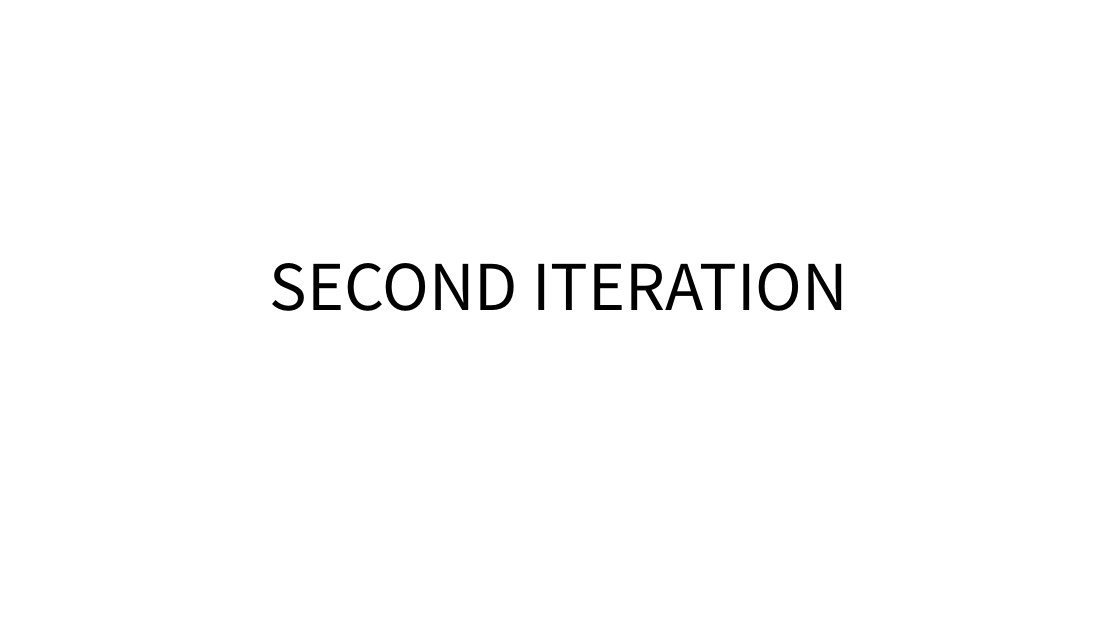
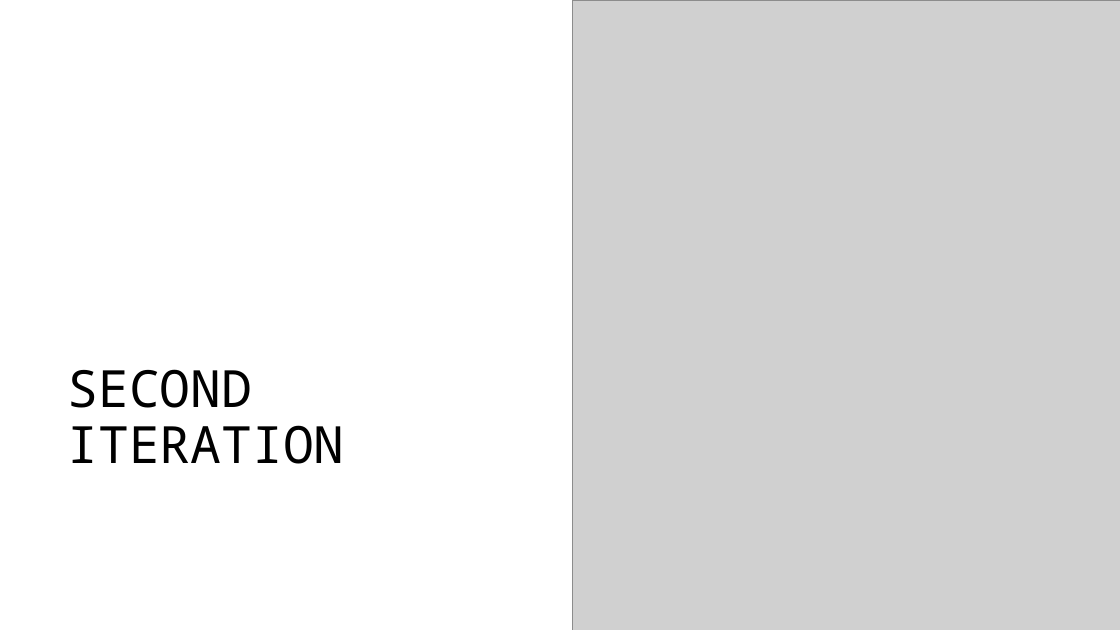
Before and after one commit to revhea2/priority-based-resource-allocation, a slide deck: slide 41 of final_presentation.pptx (slide 39 before the commit). Drawn at 1120x630 pixels with LibreOffice and Linux fonts; fonts in the diff are those of the drawing; grey boxes stand for pictures. Boxes give left, top, right and bottom in pixels: in the first picture for what was removed or moved away, otherwise in the second. Text is boxed around its words. In the diff, an @@ line names an element or a change of style, - is before the commit and + after.

```diff
--- a/final_presentation.pptx
+++ b/final_presentation.pptx
@@ picture added at [572, 0, 1120, 630] @@
@@ text "SECOND ITERATION": place and size @@
-text "SECOND ITERATION" at [270, 263, 848, 311]
+text "SECOND ITERATION" at [67, 369, 344, 464]
@@ text "SECOND ITERATION" at [67, 369, 344, 464]: size 54 to 44 pt, font Noto Sans CJK JP to Noto Sans Mono; line spacing 1 to 0.9; more space between paragraphs; vertical alignment top to bottom @@
```
Also in this commit, not shown: 9 other slides changed, 2 slides added, 4 other files.
